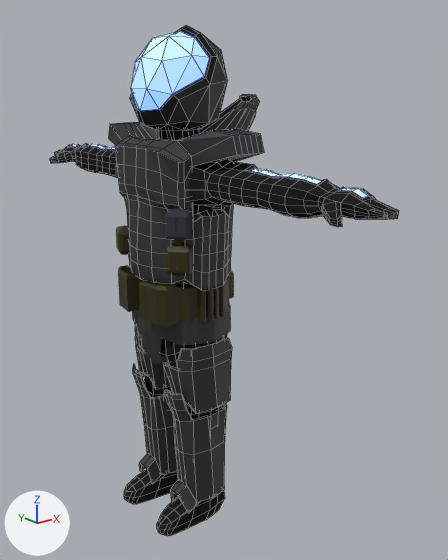
Renders of the Blender file Assets/player/player.blend from each side of a commit.
Camera for both pictures: a camera (50 mm lens) standing at (-8.05, -11.76, -0.17) and looking at (1.03, -0.41, -4.71). Every picture has the same lights, and +X, +Y and +Z are marked at lower left. Mesh edges are drawn as thin lines on the coarser meshes.

Names of what the first picture shows: 'L calf', 'L thigh', 'R calf', 'R thigh', 'belt', 'brown pouch 1', 'chest', 'diaper', 'dude', 'greypouch', 'pilot'.
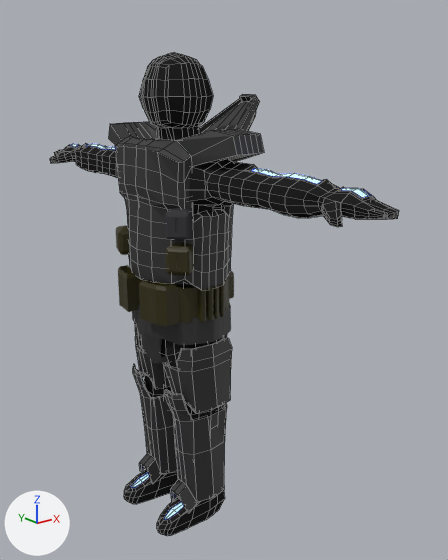
Edits to the bpy script that builds the scene:
```text
Change me_cube_001:
    used by ob_dude; location = (-0.01, 0.0, -4.41); scale = (0.543, 0.654, 0.654)
    remove me_cube_001.from_pydata(...)  # 1440 vertices, 1432 faces, 8 loose edges; spans x -2.5..1.7, y -9.3..9.3, z -9.7..7.5
    add me_cube_001.from_pydata(...)  # 1504 vertices, 1496 faces, 8 loose edges; spans x -2.5..1.7, y -9.3..9.3, z -9.7..7.5
    me_cube_001 part 1
    2 vertices are removed from x -2.0, y -1.2..1.2, z -9.0
    38 faces are deleted
    4 vertices move within x -1.0, y -0.2..0.2, z 5.3..7.2
    66 vertices are added at x -2.1..-0.9, y -1.4..1.4, z -9.1..7.1
    90 new faces join them, mat_material_006 (black #232323)
    12 new faces join them, mat_material_001 (white #dfe7e1)
Change ob_pilot:
    add ob_pilot.hide_set(True)  # its collection is switched off
```

Boxes (x1, y1, x2, y2) around the edits, measured in the pictures (448 x 560 px):
'dude', reshaped: before (50, 129, 399, 536); after (50, 52, 399, 536)
'pilot', hidden: before (130, 26, 228, 131)
part 1 of me_cube_001, built on: before (126, 470, 187, 525); after (126, 57, 187, 525)
